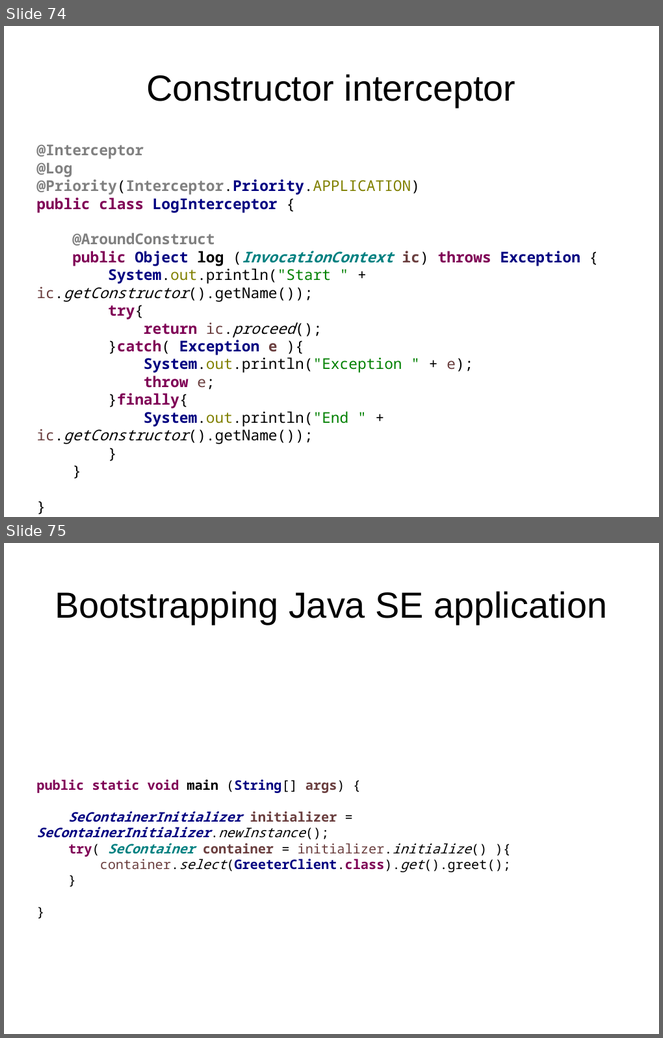
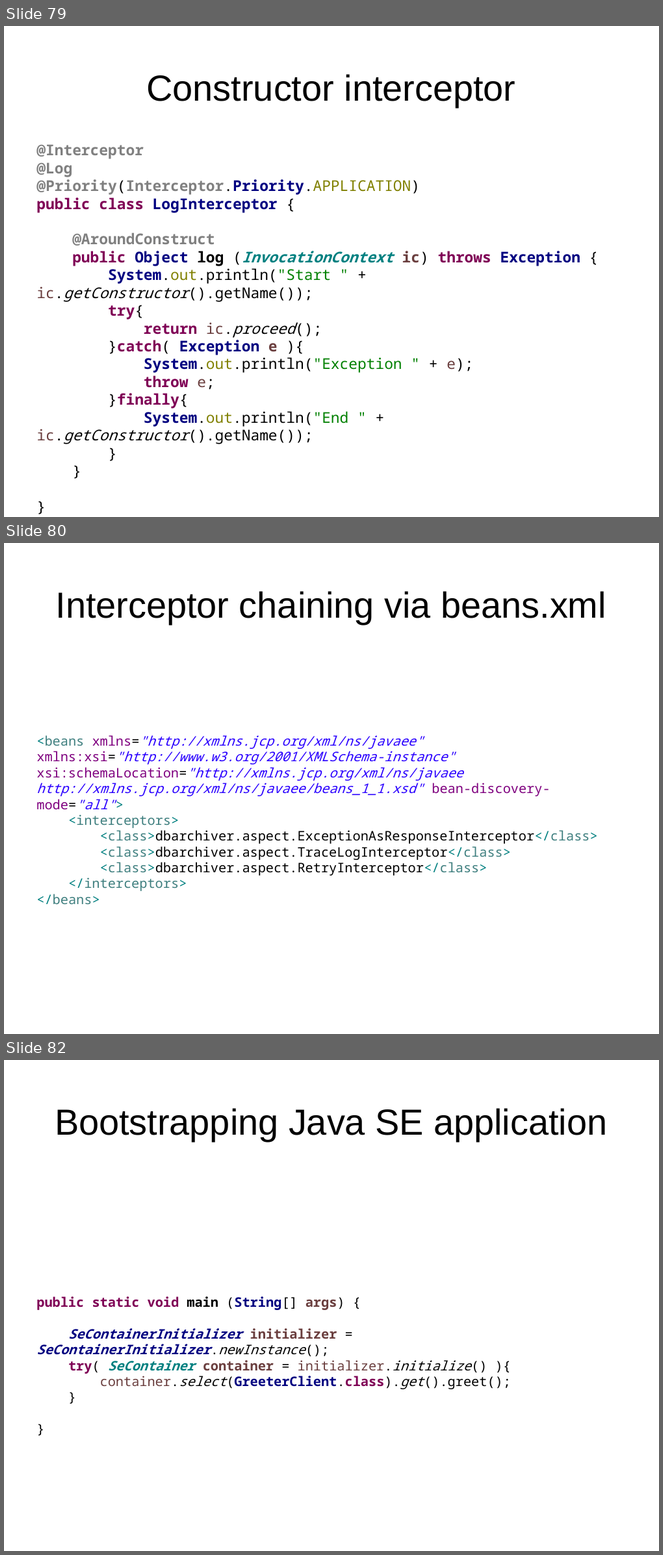
Before and after one commit to FrigoCoder/CDI, a slide deck: CDI.odp. Shown one above the other, each under a label of ours: slides 74 and 75 before the commit, slides 79, 80 and 82 after it; the slides between them are not shown. The pictures are 663x1038 and 663x1555 pixels, drawn with LibreOffice and Linux fonts; fonts in the diff are those of the drawing. Boxes give left, top, right and bottom in pixels: in the first picture for what was removed or moved away, otherwise in the second. Text is boxed around its words. In the diff, an @@ line names an element or a change of style, - is before the commit and + after.

```diff
--- a/CDI.odp
+++ b/CDI.odp
@@ slide 80 added at bbox=[4, 543, 659, 1034], background #FFFFFF @@
@@ title added at bbox=[56, 591, 607, 624], 44 pt, text #000000 @@
+Interceptor chaining via beans.xml
@@ text added at bbox=[36, 735, 598, 904], 16 pt, text #2A00FF @@
+<beans xmlns="http://xmlns.jcp.org/xml/ns/javaee" xmlns:xsi="http://www.w3.org/2001/XMLSchema-instance" xsi:schemaLocation="http://xmlns.jcp.org/xml/ns/javaee http://xmlns.jcp.org/xml/ns/javaee/beans_1_1.xsd" bean-discovery-mode="all">
+<interceptors>
+<class>dbarchiver.aspect.ExceptionAsResponseInterceptor</class>
+<class>dbarchiver.aspect.TraceLogInterceptor</class>
+<class>dbarchiver.aspect.RetryInterceptor</class>
+</interceptors>
+</beans>
@@ what was slide 74 is now slide 79 @@
@@ what was slide 75 is now slide 82 @@
```
Also in this commit, not shown: 6 slides changed, 6 other slides added.
